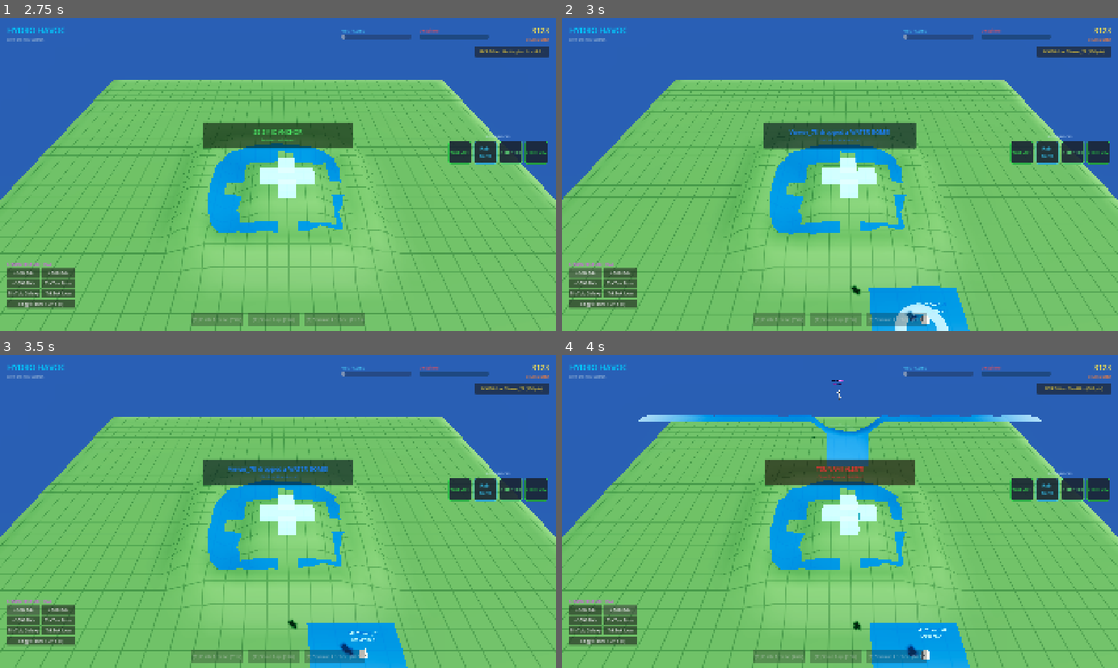
Above: before the commit, frames 1-4 (two rows, left to right).
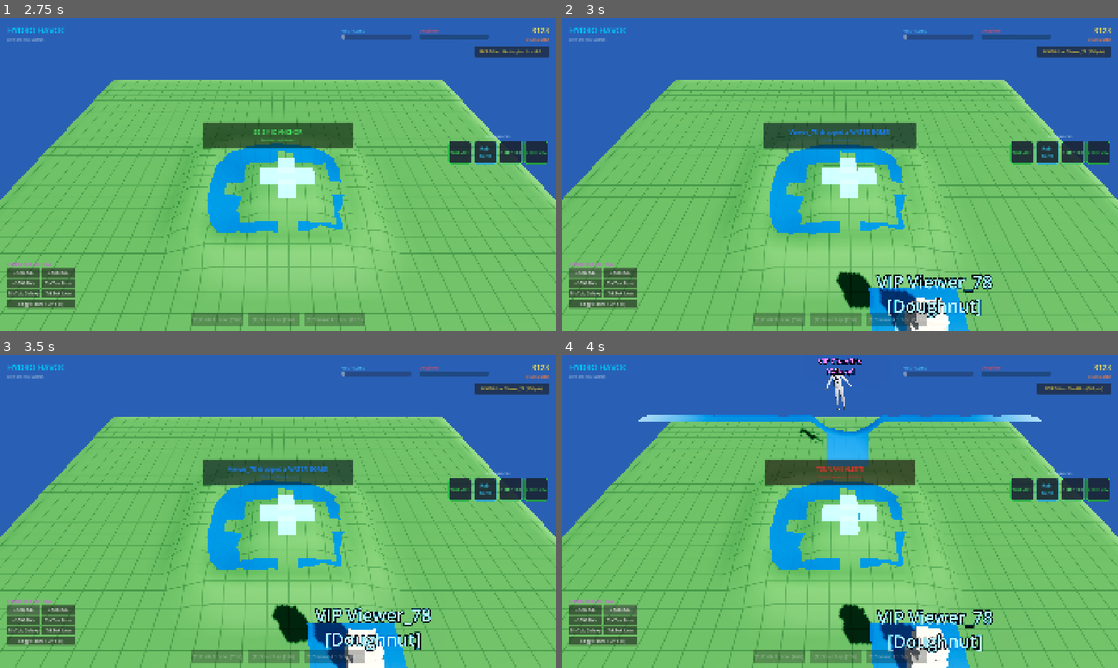
Above: after the commit, the same moments.

Repository: sleepyDjeep/HydroHavoc
Game: Godot game, scene res://scenes/main.tscn
The game is run twice, just before and just after one commit, with the same random seed, the same clock (stepped at 60 frames per second) and the same inputs.
Inputs:
- Up to frame 1 (2.75 s): click "[1] Flash Freeze" at 0.5 s; click "[2] Solar Ray" at 1.25 s; click "[3] Seismic Anchor" at 2 s
- Up to frame 2 (3 s): click "+100 Bits" at 2.75 s
- Up to frame 3 (3.5 s): no input
- Up to frame 4 (4 s): click "+500 Bits" at 3.5 s

Frame 1 is identical in both runs. In frame 2, 2.6% of the frame differs, in the area x 49-78%, y 80-100%; in frame 3, 2.8%; in frame 4, 3.3%, in the area x 42-78%, y 1-100%.

Commit message:
fix: size props and nameplates to read at 720p
The verification frames showed props as near-invisible specks: the gift crate
GLB measures 0.23 m in a 32 m arena and the nameplates rendered ~9 px tall, so a
viewer could not tell a duck from an anchor. Normalise each class to a target
height, seat the geometry about the water line without touching the buoyancy
offsets, and size the plates off the prop's measured top.

Nameplates were also children of the prop, so wave rocking swung them sideways
off the thing they label; they are now top-level nodes pinned above it. The
anchor gained a shank ring because its silhouette read as a plain "T". The
mascot uses an explicit multiplier: its skinned meshes report bind-pose bounds
that do not match what renders.

Diff:
--- a/scripts/props/floating_prop.gd
+++ b/scripts/props/floating_prop.gd
@@ -12,6 +12,35 @@
 	GIFT_CRATE,
 	HEAVY_ANCHOR,
 	STREAMER_MASCOT
+}
+
+## Visual-only sizing. Props are read from a camera roughly 20 m out, so a prop needs
+## to occupy tens of pixels at 720p to be identifiable at all. Each class is normalised
+## to a target height in metres regardless of how big its source mesh happens to be
+## (the gift crate GLB is a fraction of the duck). The physics offsets below
+## (_get_prop_y_offset, advection, bed clamping) are deliberately not part of this.
+const TARGET_VISUAL_HEIGHT: Dictionary = {
+	PropClass.RUBBER_DUCK: 1.7,
+	PropClass.GIFT_CRATE: 1.35,
+	PropClass.HEAVY_ANCHOR: 2.6, # stands on the bed: it has to clear deep water to be seen
+	PropClass.STREAMER_MASCOT: 2.2,
+}
+
+## Skinned models report bind-pose bounds that do not match their rendered size, so a
+## measured fit would make the mascot metres tall. These classes use an explicit
+## multiplier against their authored geometry instead and assume the target height
+## above when seating and placing the nameplate.
+const EXPLICIT_VISUAL_SCALE: Dictionary = {
+	PropClass.STREAMER_MASCOT: 1.45, # authored model renders ~1.6 m at scale 1.0
+}
+
+## Share of the visual height that sits below the node origin (the water line) so a
+## scaled-up prop still looks like it is floating rather than hovering.
+const SUBMERGE_FRACTION: Dictionary = {
+	PropClass.RUBBER_DUCK: 0.30,
+	PropClass.GIFT_CRATE: 0.25,
+	PropClass.HEAVY_ANCHOR: 0.12, # physics pins the anchor 0.25 m above the bed
+	PropClass.STREAMER_MASCOT: 0.30,
 }
 
 @export var prop_class: PropClass = PropClass.RUBBER_DUCK
@@ -30,6 +59,7 @@
 # Visual references
 var visual_mesh: Node3D
 var nameplate_label: Label3D
+var visual_top: float = 0.0 # local height of the fitted geometry, used by the nameplate
 
 func _ready() -> void:
 	rocking_seed = randf() * 100.0
@@ -45,8 +75,7 @@
 	gift_value = p_val
 
 	if nameplate_label:
-		nameplate_label.text = _format_nameplate()
-		nameplate_label.modulate = _get_tier_color()
+		_place_nameplate()
 
 	# setup() may arrive after the node is already in the tree, in which case _ready()
 	# already built visuals for the default class. Rebuild them for the real one.
@@ -59,10 +88,15 @@
 func _rebuild_visuals() -> void:
 	if is_instance_valid(visual_mesh):
 		visual_mesh.queue_free()
-	visual_mesh = null
+		visual_mesh = null
 	_build_visuals()
+	if nameplate_label:
+		_place_nameplate()
 
 func _process(delta: float) -> void:
+	if nameplate_label and is_inside_tree():
+		_place_nameplate_top_level()
+
 	if not fluid_sim or has_plunged:
 		# In freefall down abyss
 		vertical_vel -= 18.0 * delta
@@ -161,15 +195,34 @@
 
 func _build_nameplate() -> void:
 	nameplate_label = Label3D.new()
+	# Top level so the plate tracks the prop in world space: as a child it inherited the
+	# prop's wave rocking, which slid the text sideways off the thing it labels.
+	nameplate_label.top_level = true
 	nameplate_label.billboard = BaseMaterial3D.BILLBOARD_ENABLED
-	nameplate_label.font_size = 24
-	nameplate_label.pixel_size = 0.005
-	nameplate_label.outline_size = 6
+	# A 48 px font at this pixel size is ~0.46 m per line in world space: around 23 px
+	# tall at 720p from the default camera, which stays legible where the old 0.12 m
+	# text did not. Depth testing is off so the plate reads over its own prop and water.
+	nameplate_label.font_size = 48
+	nameplate_label.pixel_size = 0.0095
+	nameplate_label.outline_size = 12
 	nameplate_label.outline_modulate = Color(0.05, 0.05, 0.1, 0.95)
-	nameplate_label.position = Vector3(0, 1.1, 0)
+	nameplate_label.no_depth_test = true
+	nameplate_label.render_priority = 1
 	nameplate_label.text = _format_nameplate()
 	nameplate_label.modulate = _get_tier_color()
 	add_child(nameplate_label)
+	_place_nameplate()
+
+func _place_nameplate() -> void:
+	if not nameplate_label:
+		return
+	nameplate_label.text = _format_nameplate()
+	nameplate_label.modulate = _get_tier_color()
+	if is_inside_tree():
+		_place_nameplate_top_level()
+
+func _place_nameplate_top_level() -> void:
+	nameplate_label.position = global_position + Vector3(0.0, visual_top + 0.55, 0.0)
 
 func _get_tier_color() -> Color:
 	match prop_class:
@@ -194,6 +247,67 @@
 			_create_anchor_mesh()
 		PropClass.STREAMER_MASCOT:
 			_create_mascot_mesh()
+	_fit_visuals()
+
+## Scales whatever mesh the class built up to its target height and seats it about the
+## node origin, leaving the buoyancy/advection offsets untouched.
+func _fit_visuals() -> void:
+	if not is_instance_valid(visual_mesh):
+		return
+
+	var target: float = _target_visual_height()
+	var submerge: float = _submerge_fraction()
+	var explicit: float = float(EXPLICIT_VISUAL_SCALE.get(prop_class, 0.0))
+
+	if explicit > 0.0:
+		visual_mesh.scale = Vector3.ONE * explicit
+		visual_mesh.position.y = -target * submerge
+		visual_top = target * (1.0 - submerge)
+		return
+
+	var local: AABB = _collect_aabb(visual_mesh, Transform3D.IDENTITY)
+	if local.size.y <= 0.0001:
+		visual_top = 0.0
+		return
+
+	var current: float = local.size.y * visual_mesh.scale.y
+	if current > 0.0001 and target > 0.0:
+		visual_mesh.scale = visual_mesh.scale * (target / current)
+
+	# Place the geometry so SUBMERGE_FRACTION of its height sits below the origin,
+	# which the physics offsets clamp to the water surface.
+	var scale_y: float = visual_mesh.scale.y
+	visual_mesh.position.y = -(local.position.y + local.size.y * submerge) * scale_y
+	visual_top = local.size.y * (1.0 - submerge) * scale_y
+
+func _target_visual_height() -> float:
+	return float(TARGET_VISUAL_HEIGHT.get(prop_class, 1.6))
+
+func _submerge_fraction() -> float:
+	return float(SUBMERGE_FRACTION.get(prop_class, 0.25))
+
+## Union of every mesh below `node`, expressed in the given space. Models arrive with
+## their own pivots and nested nodes, so the extents have to be measured, not assumed.
+func _collect_aabb(node: Node3D, xform: Transform3D) -> AABB:
+	var box: AABB = AABB()
+	var has_box: bool = false
+
+	for child in node.get_children():
+		if not child is Node3D:
+			continue
+		var child_xform: Transform3D = xform * child.transform
+
+		if child is MeshInstance3D and child.mesh:
+			var mesh_box: AABB = child_xform * child.mesh.get_aabb()
+			box = mesh_box if not has_box else box.merge(mesh_box)
+			has_box = true
+
+		var child_box: AABB = _collect_aabb(child, child_xform)
+		if child_box.size != Vector3.ZERO:
+			box = child_box if not has_box else box.merge(child_box)
+			has_box = true
+
+	return box if has_box else AABB()
 
 func _create_duck_mesh() -> void:
 	visual_mesh = Node3D.new()
@@ -291,11 +405,23 @@
 	# Cross Stock
 	var stock: MeshInstance3D = MeshInstance3D.new()
 	var b: BoxMesh = BoxMesh.new()
-	b.size = Vector3(0.65, 0.09, 0.09)
+	b.size = Vector3(0.65, 0.06, 0.06)
 	stock.mesh = b
 	stock.position = Vector3(0, 0.26, 0)
 	stock.material_override = mat_iron
 	visual_mesh.add_child(stock)
+
+	# Ring at the shank head. Without it the silhouette reads as a plain "T" from the
+	# game camera, which is not enough to tell an anchor from the other props.
+	var ring: MeshInstance3D = MeshInstance3D.new()
+	var torus: TorusMesh = TorusMesh.new()
+	torus.inner_radius = 0.06
+	torus.outer_radius = 0.13
+	ring.mesh = torus
+	ring.position = Vector3(0, 0.47, 0)
+	ring.rotation_degrees = Vector3(90, 0, 0)
+	ring.material_override = mat_iron
+	visual_mesh.add_child(ring)
 
 	# Base Flukes Curved Bar
 	var fluke: MeshInstance3D = MeshInstance3D.new()
Not shown, changed: CHANGELOG.md
